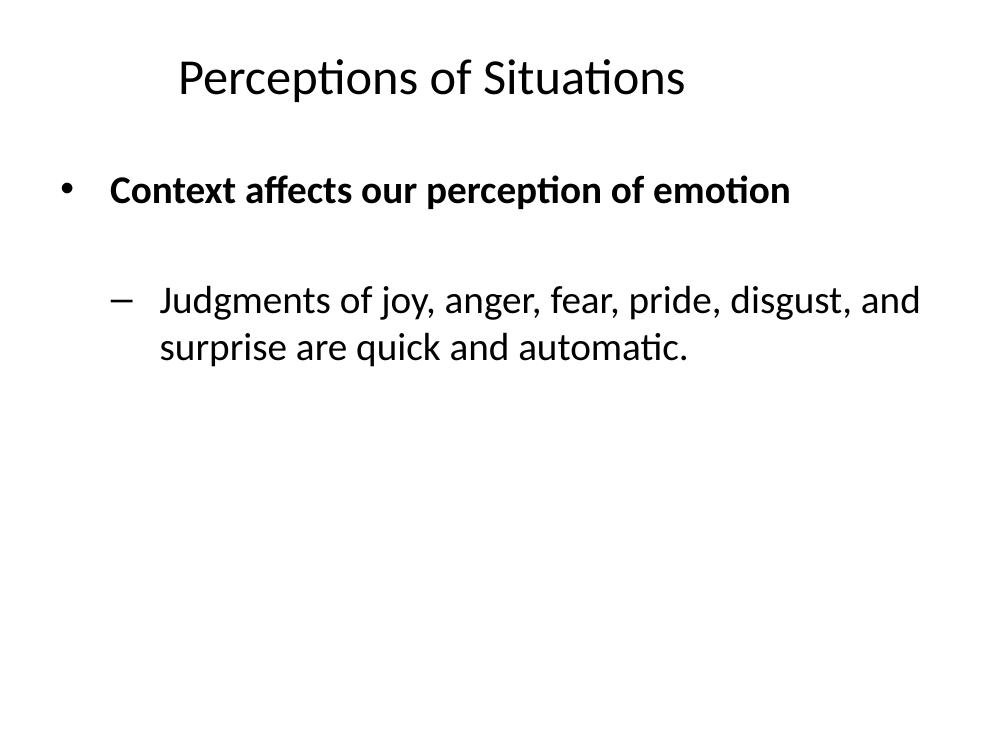
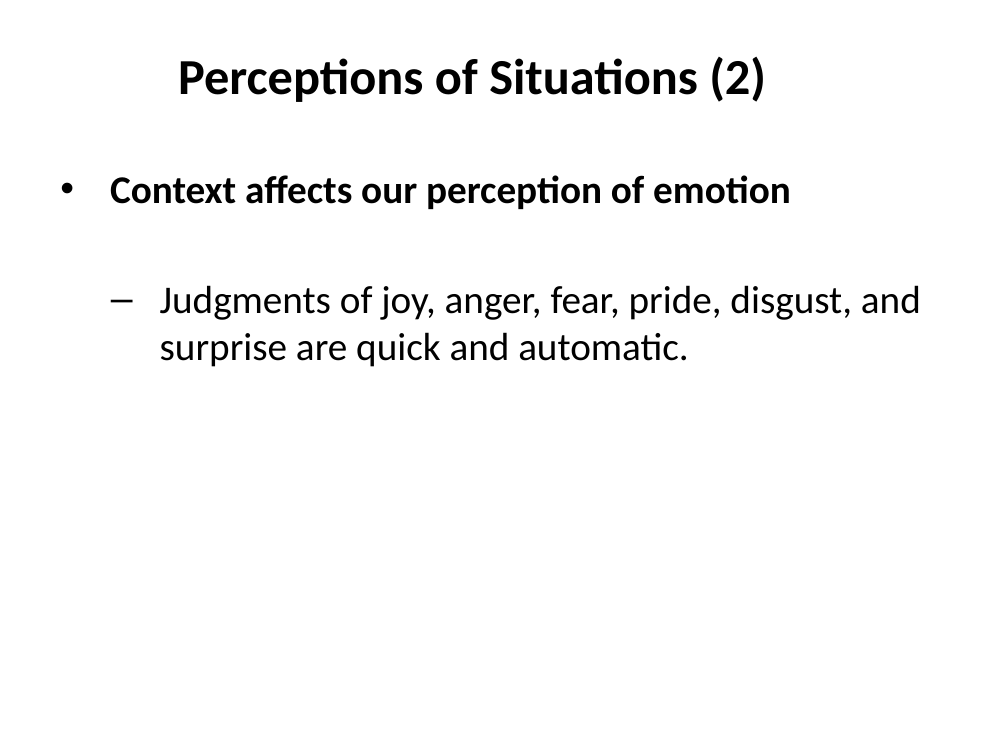
Before and after one commit to npm27/Teaching-Materials, a slide deck: slide 6 of Social Psych/Slides/5 Percieving Persons.pptx (slide 7 before the commit). Drawn at 1008x756 pixels with LibreOffice and Linux fonts; fonts in the diff are those of the drawing. Boxes give left, top, right and bottom in pixels: in the first picture for what was removed or moved away, otherwise in the second. Text is boxed around its words. In the diff, an @@ line names an element or a change of style, - is before the commit and + after.

```diff
--- a/Social Psych/Slides/5 Percieving Persons.pptx
+++ b/Social Psych/Slides/5 Percieving Persons.pptx
@@ title at [178,57,766,102]: text changed; bold on @@
-Perceptions of Situations
+Perceptions of Situations (2)
```
Also in this commit, not shown: 9 other slides changed, 1 slide added, 8 slides removed, 1 other file.
